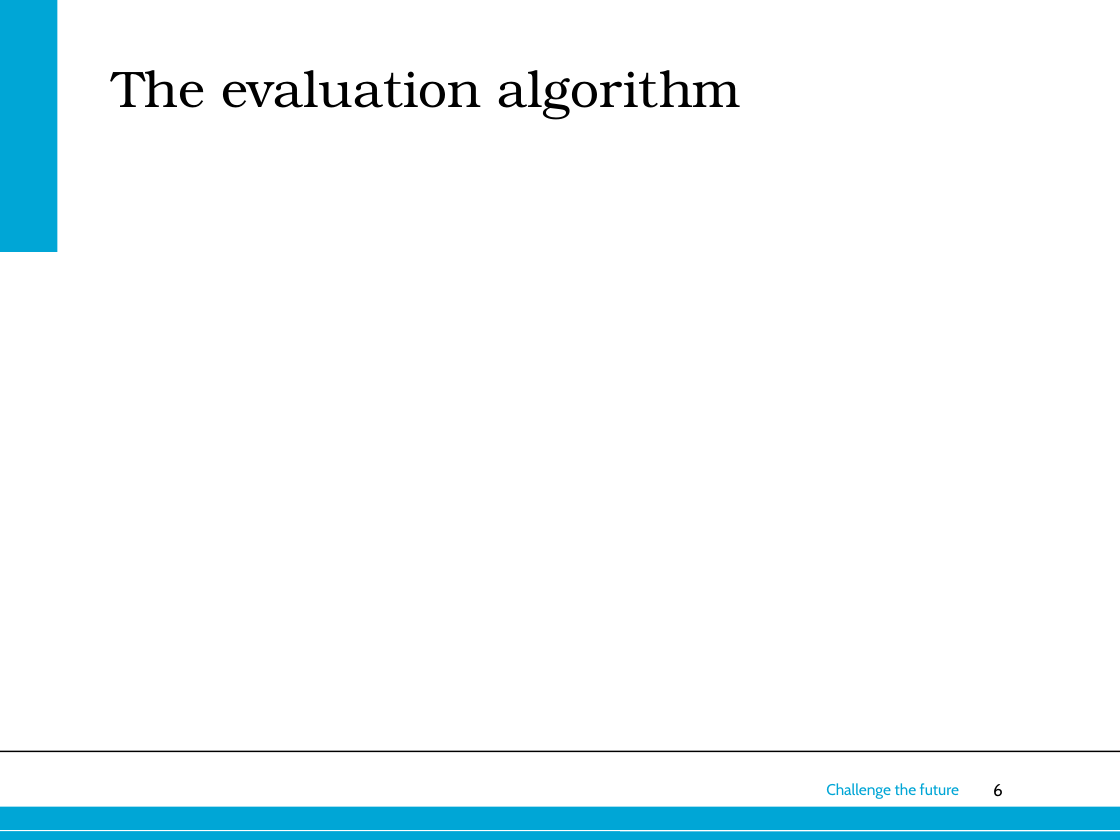
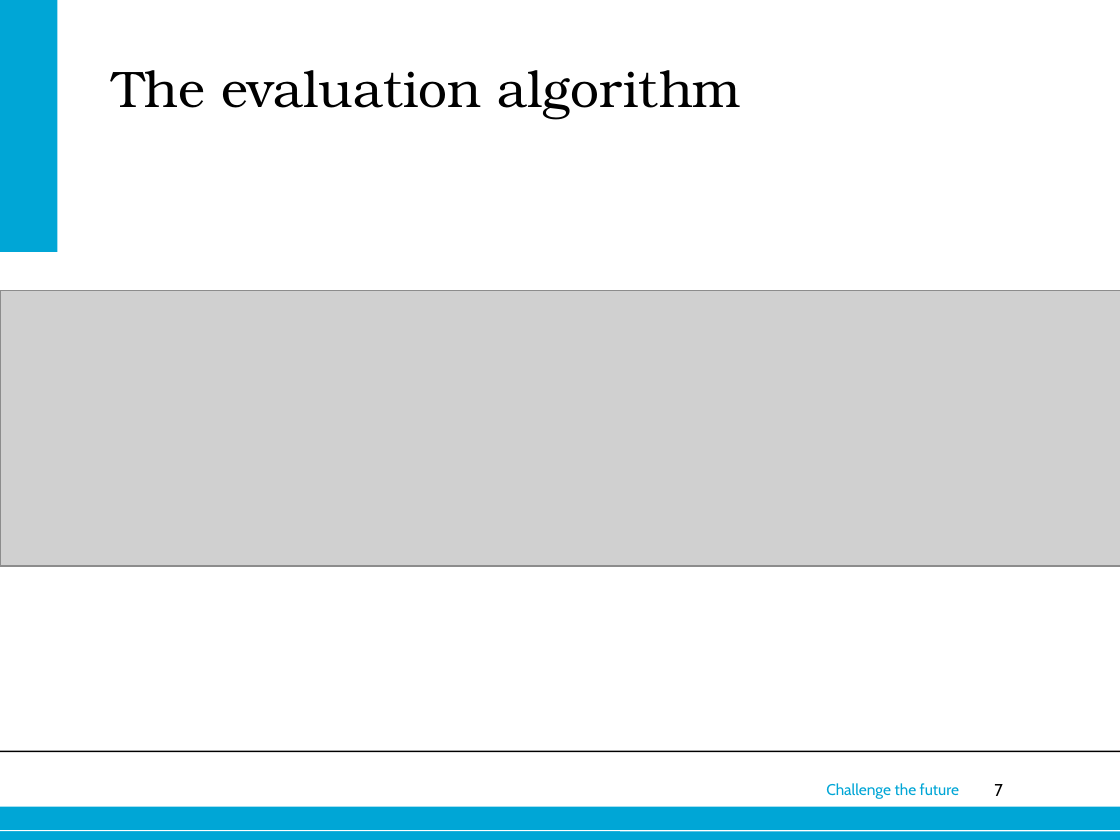
Before and after one commit to ioanajivet/wdm, a slide deck: slide 7 of presentation/presentation web.pptx (slide 6 before the commit). Drawn at 1120x840 pixels with LibreOffice and Linux fonts; fonts in the diff are those of the drawing; grey boxes stand for pictures; background and template pictures are left out. Boxes give left, top, right and bottom in pixels: in the first picture for what was removed or moved away, otherwise in the second. Text is boxed around its words. In the diff, an @@ line names an element or a change of style, - is before the commit and + after.

```diff
--- a/presentation/presentation web.pptx
+++ b/presentation/presentation web.pptx
@@ picture added at box(0, 291, 1120, 567) @@
@@ page number at box(994, 784, 1003, 796): text changed @@
-6
+7
```
Also in this commit, not shown: 4 other slides changed, 4 slides added, 5 slides removed.
